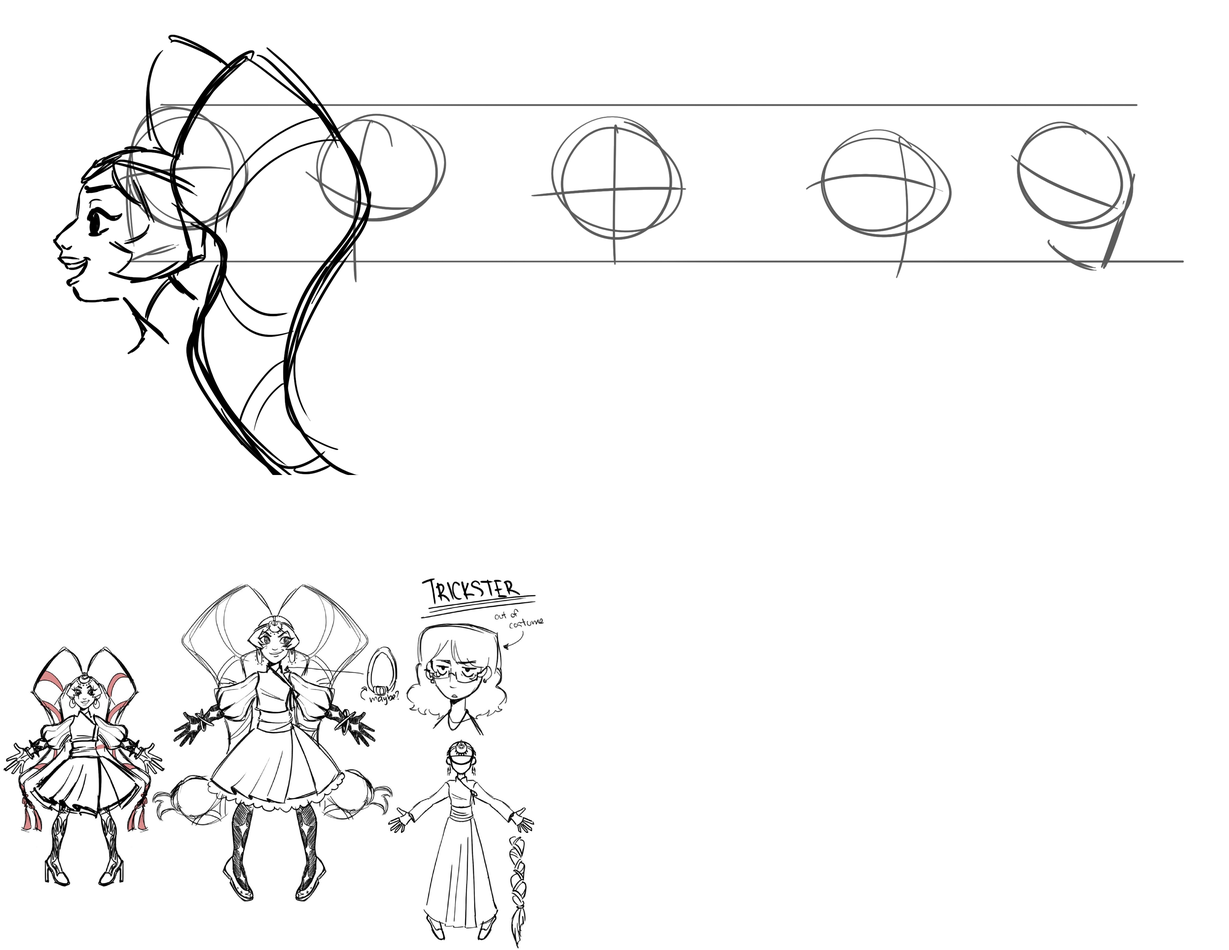
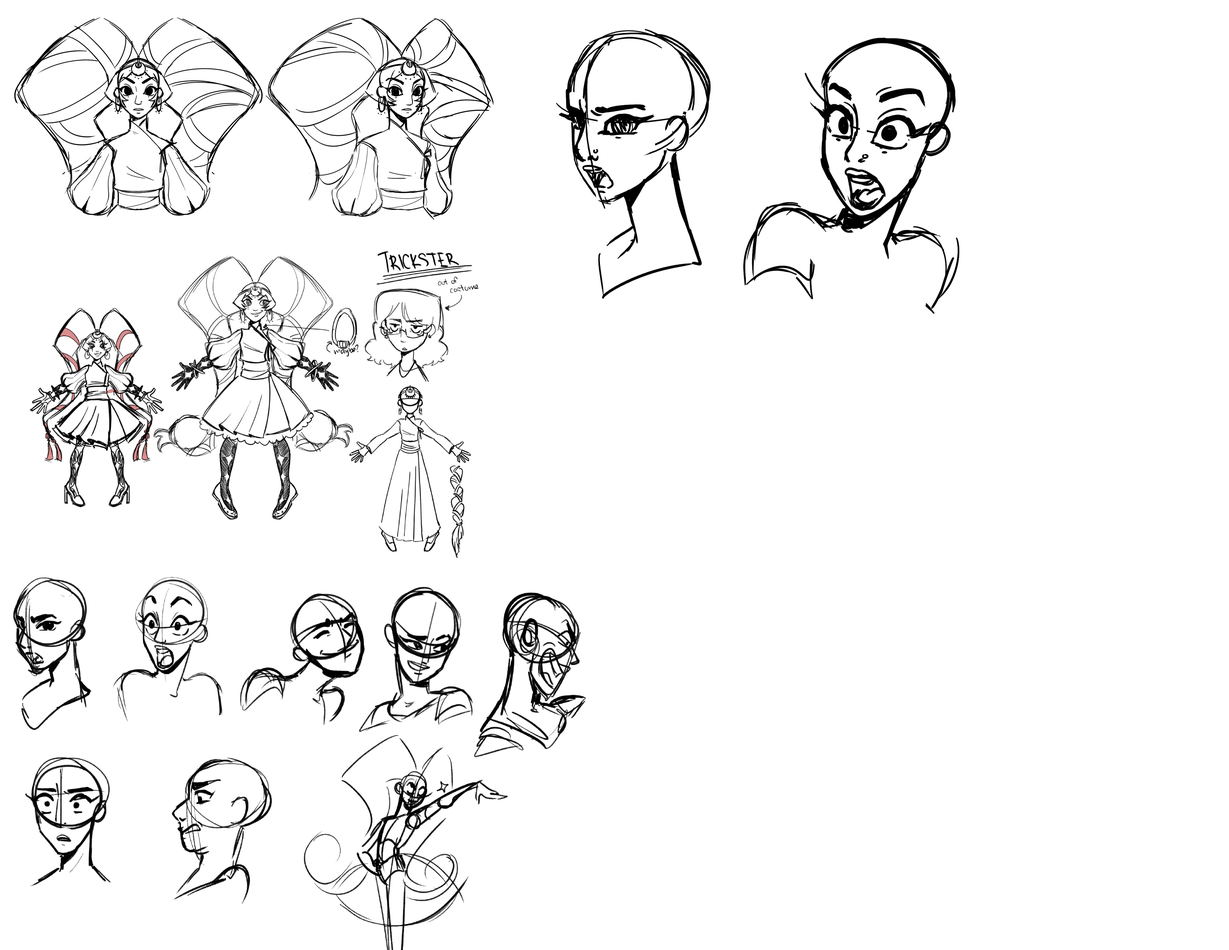
Layered file, before and after one edit (1229x950). Changes by layer:
painted on "Trickster_KripaThapa" over <box>2,17,637,950</box>
hid "Layer 3" over <box>52,34,372,510</box>
added layer "Layer 15" above "Untitled_Artwork" over <box>555,28,960,315</box>
added layer "Untitled_Artwork" above "Layer 1" over <box>2,576,587,950</box>
hid "Layer 1" over <box>118,103,1185,283</box>
